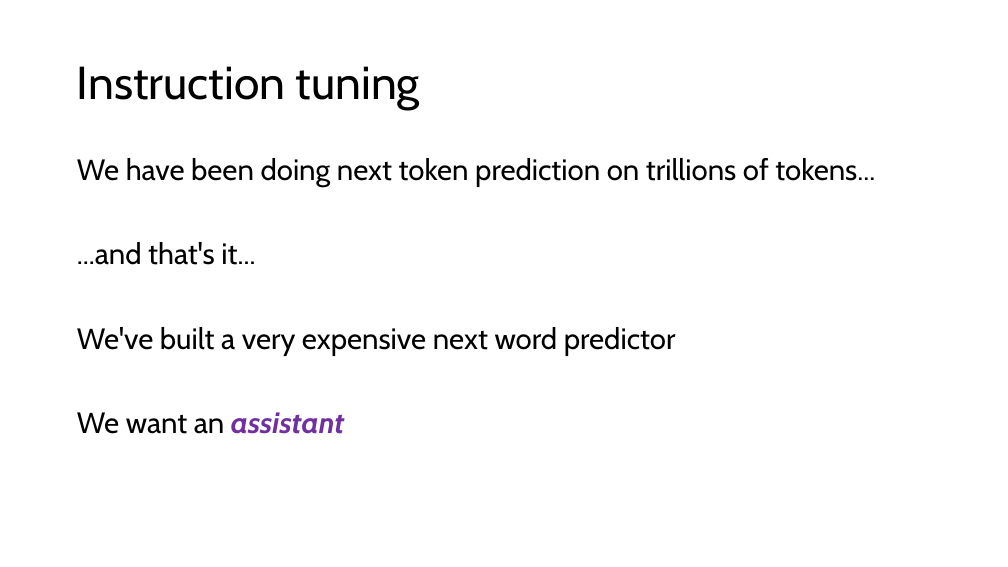
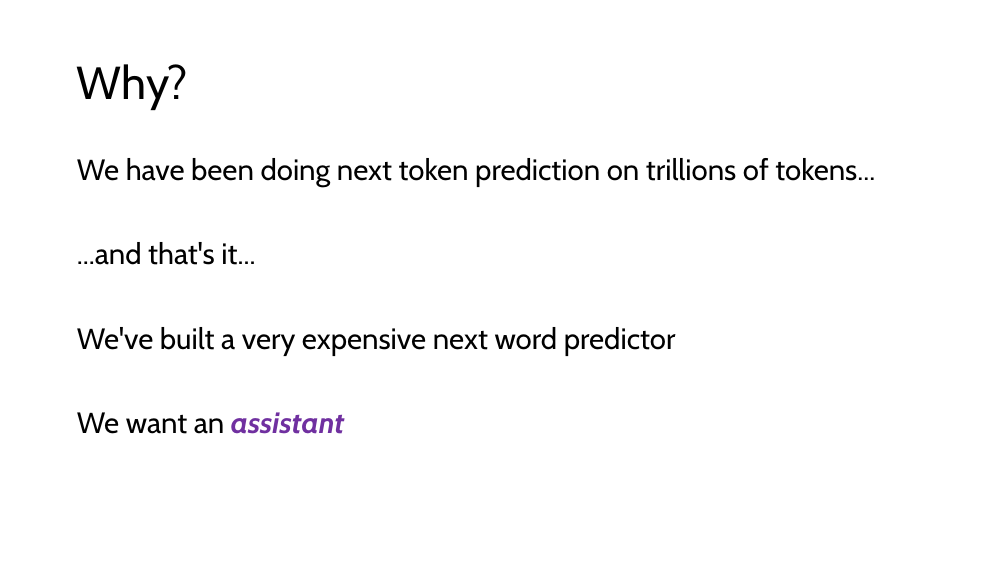
Before and after one commit to acceleratescience/large-language-models, a slide deck: slide 3 of slides/7-finetuning.pptx (slide 7 before the commit). Drawn at 1008x567 pixels with LibreOffice and Linux fonts; fonts in the diff are those of the drawing. Boxes give left, top, right and bottom in pixels: in the first picture for what was removed or moved away, otherwise in the second. Text is boxed around its words. In the diff, an @@ line names an element or a change of style, - is before the commit and + after.

```diff
--- a/slides/7-finetuning.pptx
+++ b/slides/7-finetuning.pptx
@@ title at (77, 64, 188, 110): text changed @@
-Instruction tuning
+Why?
```
Also in this commit, not shown: 3 other slides changed, 16 slides added, 9 slides removed, 23 other files.
